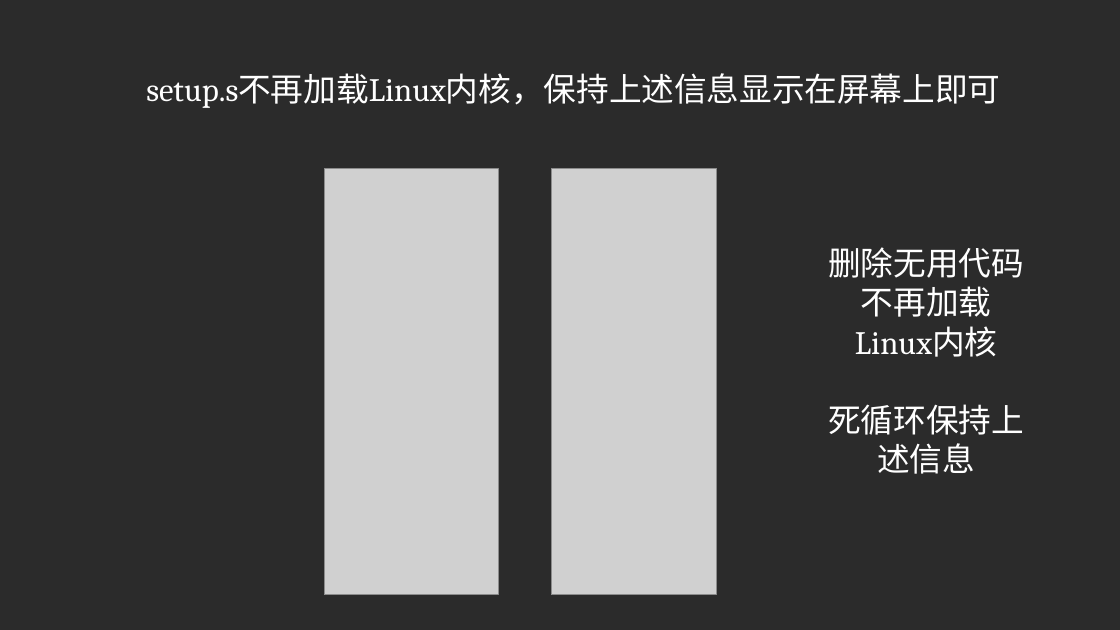
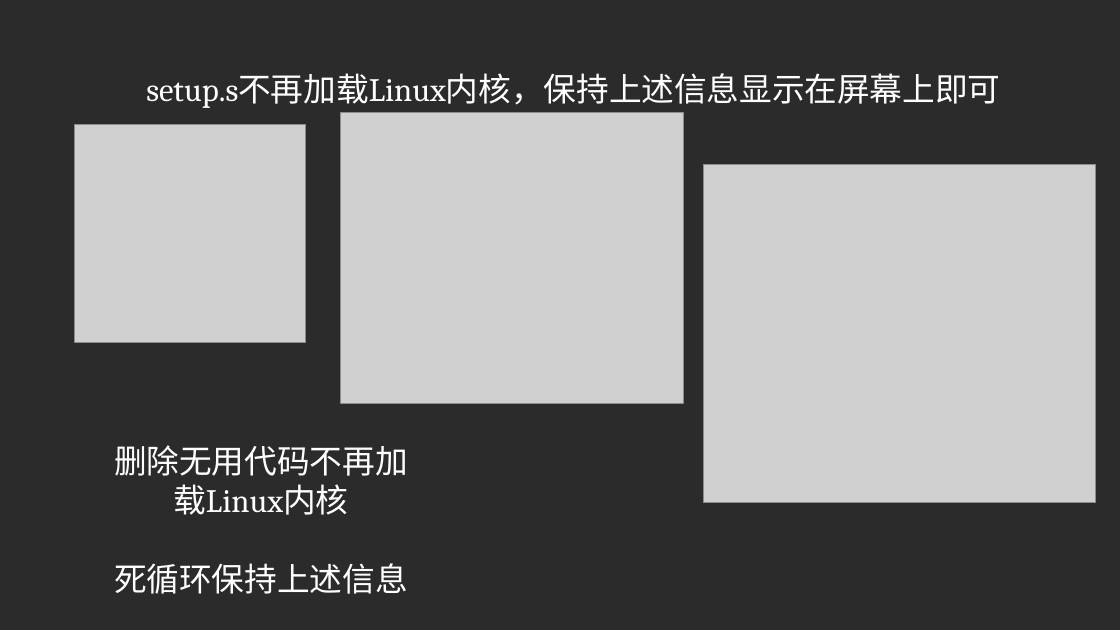
Before and after one commit to HIT-BGT/OS-Lab, a slide deck: slide 6 of OS Lab 1.1.pptx. Drawn at 1120x630 pixels with LibreOffice and Linux fonts; fonts in the diff are those of the drawing; grey boxes stand for pictures; background and template pictures are left out; a plain dark background stands for a picture behind light text. Boxes give left, top, right and bottom in pixels: in the first picture for what was removed or moved away, otherwise in the second. Text is boxed around its words. In the diff, an @@ line names an element or a change of style, - is before the commit and + after.

```diff
--- a/OS Lab 1.1.pptx
+++ b/OS Lab 1.1.pptx
@@ picture added at [341,113,683,404] @@
@@ picture added at [75,124,306,343] @@
@@ picture removed at [324,168,498,595] @@
@@ picture removed at [551,168,717,595] @@
@@ picture added at [703,164,1096,502] @@
@@ text "删除无用代码不再加载Linux内核" rewrapped from [828,247,1024,474] to [114,445,408,594] @@
```
Also in this commit, not shown: 1 other slide changed, 1 other file.
